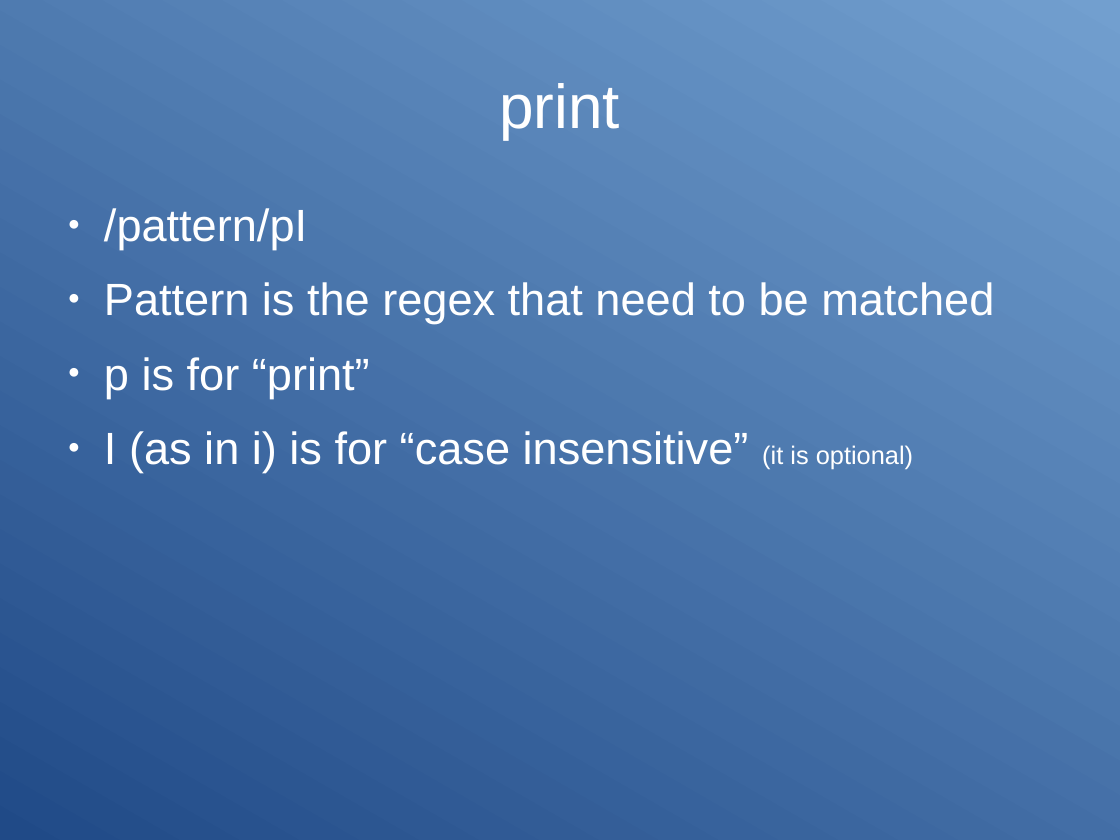
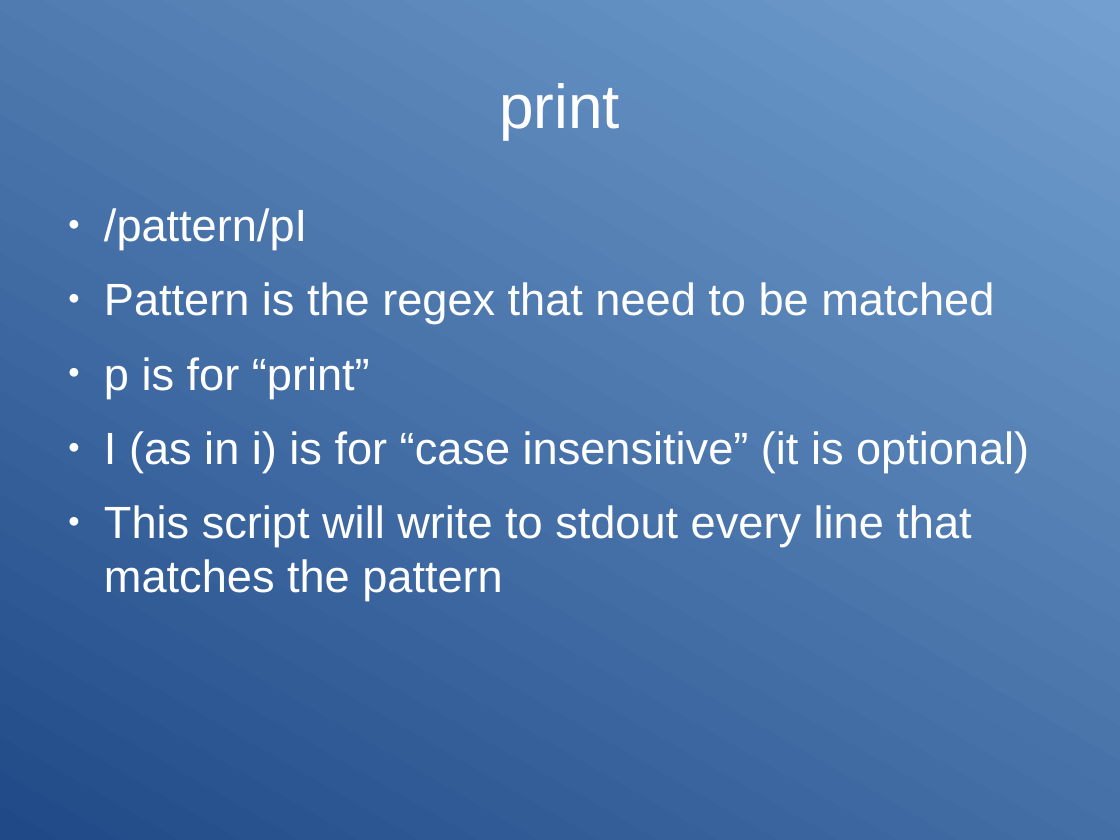
Before and after one commit to Clibre/An-introduction-to-bash, a slide deck: slide 55 of presentation.odp. Drawn at 1120x840 pixels with LibreOffice and Linux fonts; fonts in the diff are those of the drawing. Boxes give left, top, right and bottom in pixels: in the first picture for what was removed or moved away, otherwise in the second. Text is boxed around its words. In the diff, an @@ line names an element or a change of style, - is before the commit and + after.

Commit message:
fin des slides sur sed

```diff
--- a/presentation.odp
+++ b/presentation.odp
@@ text at <box>104,431,1029,472</box>: size 18 to 32 pt in "(it is optional)" @@
@@ text at <box>104,505,971,601</box>: paragraph added @@
+● This script will write to stdout every line that matches the pattern
```
Also in this commit, not shown: 1 other slide changed, 7 slides added, 5 other files.
